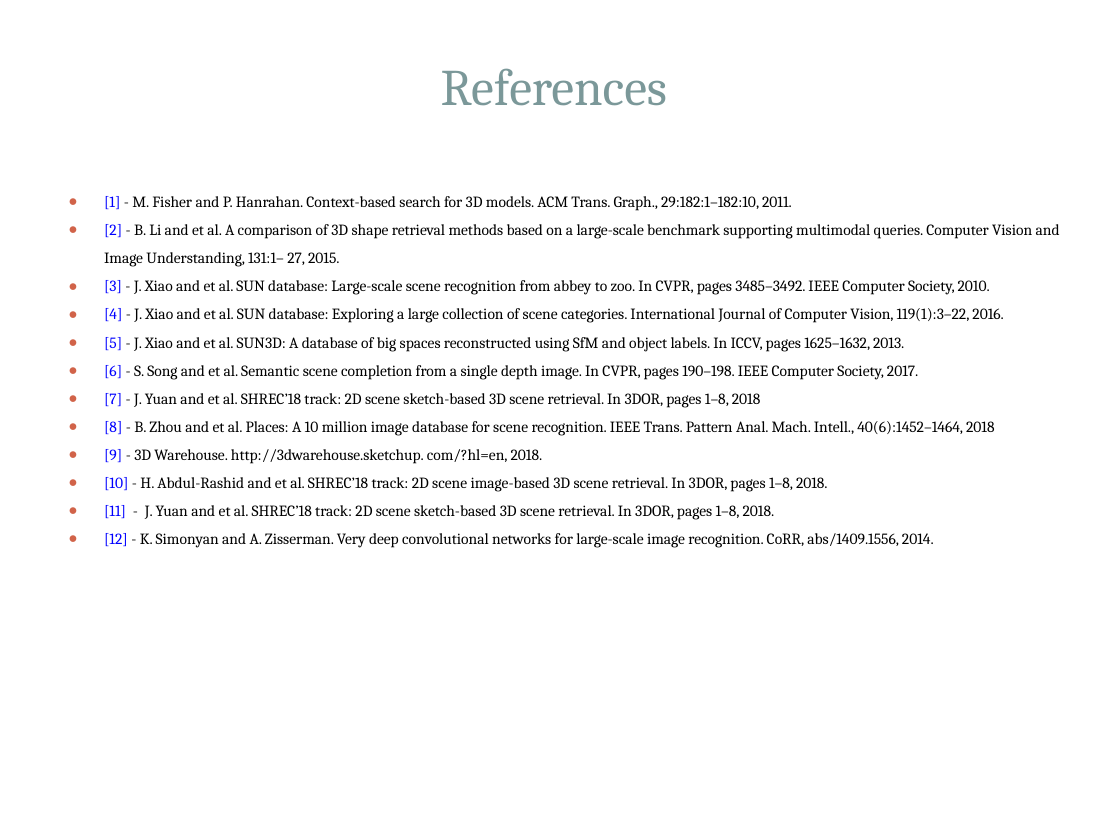
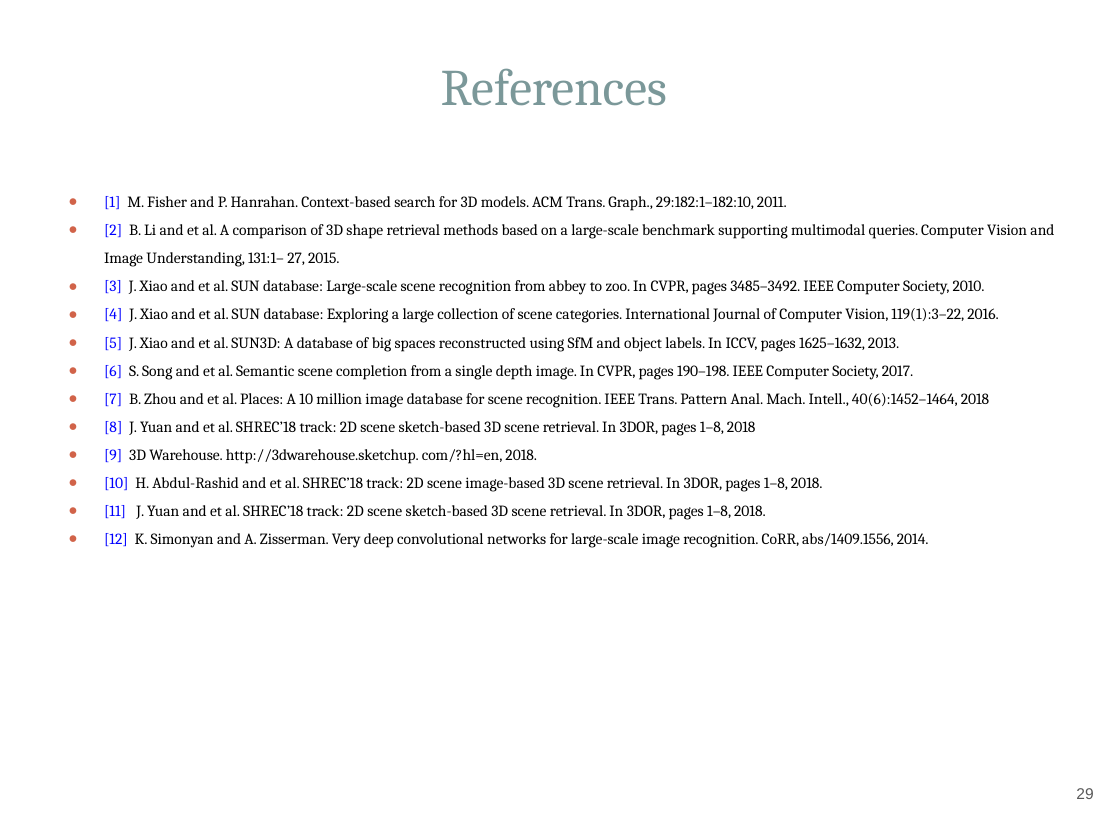
Before and after one commit to Hammania689/shrec_2019, a slide deck: slide 29 of mipr_slides/MIPR.pptx (slide 27 before the commit). Drawn at 1120x840 pixels with LibreOffice and Linux fonts; fonts in the diff are those of the drawing. Boxes give left, top, right and bottom in pixels: in the first picture for what was removed or moved away, otherwise in the second. Text is boxed around its words. In the diff, an @@ line names an element or a change of style, - is before the commit and + after.

```diff
--- a/mipr_slides/MIPR.pptx
+++ b/mipr_slides/MIPR.pptx
@@ text at box(104, 196, 1054, 548): text changed @@
-● [1] - M. Fisher and P. Hanrahan. Context-based search for 3D models. ACM Trans. Graph., 29:182:1–182:10, 2011.
-● [2] - B. Li and et al. A comparison of 3D shape retrieval methods based on a large-scale benchmark supporting multimodal queries. Computer Vision and Image Understanding, 131:1– 27, 2015.
-● [3] - J. Xiao and et al. SUN database: Large-scale scene recognition from abbey to zoo. In CVPR, pages 3485–3492. IEEE Computer Society, 2010.
-● [4] - J. Xiao and et al. SUN database: Exploring a large collection of scene categories. International Journal of Computer Vision, 119(1):3–22, 2016.
-● [5] - J. Xiao and et al. SUN3D: A database of big spaces reconstructed using SfM and object labels. In ICCV, pages 1625–1632, 2013.
-● [6] - S. Song and et al. Semantic scene completion from a single depth image. In CVPR, pages 190–198. IEEE Computer Society, 2017.
-● [7] - J. Yuan and et al. SHREC’18 track: 2D scene sketch-based 3D scene retrieval. In 3DOR, pages 1–8, 2018
-● [8] - B. Zhou and et al. Places: A 10 million image database for scene recognition. IEEE Trans. Pattern Anal. Mach. Intell., 40(6):1452–1464, 2018
-● [9] - 3D Warehouse. http://3dwarehouse.sketchup. com/?hl=en, 2018.
-● [10] - H. Abdul-Rashid and et al. SHREC’18 track: 2D scene image-based 3D scene retrieval. In 3DOR, pages 1–8, 2018.
-● [11] - J. Yuan and et al. SHREC’18 track: 2D scene sketch-based 3D scene retrieval. In 3DOR, pages 1–8, 2018.
-● [12] - K. Simonyan and A. Zisserman. Very deep convolutional networks for large-scale image recognition. CoRR, abs/1409.1556, 2014.
+● [1] M. Fisher and P. Hanrahan. Context-based search for 3D models. ACM Trans. Graph., 29:182:1–182:10, 2011.
+● [2] B. Li and et al. A comparison of 3D shape retrieval methods based on a large-scale benchmark supporting multimodal queries. Computer Vision and Image Understanding, 131:1– 27, 2015.
+● [3] J. Xiao and et al. SUN database: Large-scale scene recognition from abbey to zoo. In CVPR, pages 3485–3492. IEEE Computer Society, 2010.
+● [4] J. Xiao and et al. SUN database: Exploring a large collection of scene categories. International Journal of Computer Vision, 119(1):3–22, 2016.
+● [5] J. Xiao and et al. SUN3D: A database of big spaces reconstructed using SfM and object labels. In ICCV, pages 1625–1632, 2013.
+● [6] S. Song and et al. Semantic scene completion from a single depth image. In CVPR, pages 190–198. IEEE Computer Society, 2017.
+● [7] B. Zhou and et al. Places: A 10 million image database for scene recognition. IEEE Trans. Pattern Anal. Mach. Intell., 40(6):1452–1464, 2018
+● [8] J. Yuan and et al. SHREC’18 track: 2D scene sketch-based 3D scene retrieval. In 3DOR, pages 1–8, 2018
+● [9] 3D Warehouse. http://3dwarehouse.sketchup. com/?hl=en, 2018.
+● [10] H. Abdul-Rashid and et al. SHREC’18 track: 2D scene image-based 3D scene retrieval. In 3DOR, pages 1–8, 2018.
+● [11] J. Yuan and et al. SHREC’18 track: 2D scene sketch-based 3D scene retrieval. In 3DOR, pages 1–8, 2018.
+● [12] K. Simonyan and A. Zisserman. Very deep convolutional networks for large-scale image recognition. CoRR, abs/1409.1556, 2014.
@@ page number added at box(1076, 788, 1093, 799), 10 pt, text #595959 @@
+29
```
Also in this commit, not shown: 26 other slides changed, 2 slides added, 4 other files.
